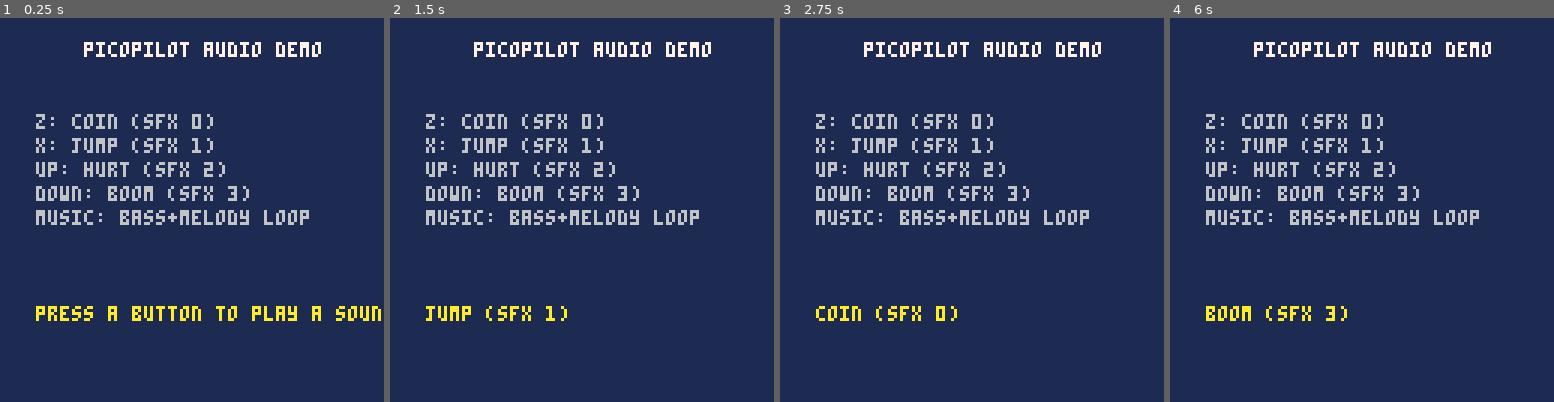
Above: before the commit, frames 1-4 (left to right).
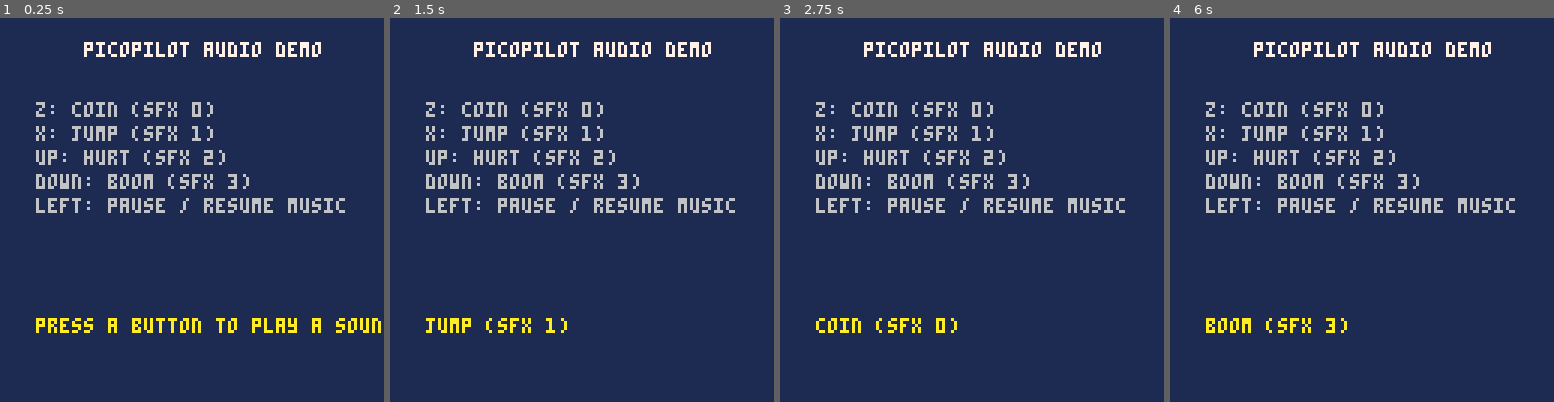
Above: after the commit, the same moments.

Repository: wighawag/picopilot
Game: PICO-8 cartridge packages/picopilot/examples/audio/main.p8
Same seed, same stepped clock (60 frames per second), same inputs: the game is played once before the commit and once after it.
Inputs:
- Up to frame 1 (0.25 s): no input
- Up to frame 2 (1.5 s): tap X (X key) at 0.33, 1.07 s; tap O (Z key) at 0.7 s
- Up to frame 3 (2.75 s): tap O (Z key) at 1.7, 2.1, 2.5 s; tap X (X key) at 1.85 s; hold Up 2.15-2.42 s
- Up to frame 4 (6 s): tap O (Z key) every 0.4 s from 2.9 to 5.7 s; tap X (X key) at 2.97, 4.08, 5.2 s; hold Left 3.08-3.58 s; hold Down 3.63-3.97 s; hold Up 4.73-5.03 s; hold Left 5.08-5.68 s; hold Down from 5.73 s (still down)

The runs differ from the first frame. In frame 1, 8.2% of the frame differs, in the area x 9-100%, y 21-83%; in frame 2, 6.7%; in frame 3, 6.6%; in frame 4, 6.7%.

Commit message:
examples(audio): tune the SFX + music by ear, add music pause/resume
Iterate step of the ears loop, driven by actually listening to the rendered
cart (the feedback the hex cannot give):

- boom (sfx 3): was 8 identical low noise rows -> sounded like a machine gun.
  Recomposed as a strictly DESCENDING pitch sweep so it falls like an explosion.
- coin (sfx 0): snappier 3-note rise. hurt (sfx 2): starts higher so the drop
  has further to fall.
- music: was too repetitive (both patterns identical). Split into an A/B
  structure: melody A (sfx 5) then a contrasting melody B (sfx 6) over a walking
  bass (sfx 4, l2 = exactly 16 rows). __music__ now 01 04054040 / 02 04064040.
- main.lua: left button pauses/resumes the tune (music(-1)/music(0)).

Honest limits documented in the tutorial: music(-1)/music(0) is stop/restart,
not a true resume-from-spot (a PICO-8 limit); and hitting an exact 16-row SFX by
ear is fiddly (l2 + fixed note count is the reliable way). 128/8192 tokens,
verify + lint green, boots under run.

Diff:
--- a/packages/picopilot/examples/audio/main.lua
+++ b/packages/picopilot/examples/audio/main.lua
@@ -5,19 +5,21 @@
 -- TEXT with `picopilot sfx from-mml` / `picopilot music from-patterns` (see
 -- TUTORIAL.md). This Lua just lets you PLAY those sounds so you can hear them:
 --   z / x / up / down : trigger the 4 one-shot SFX (coin / jump / hurt / boom)
---   the looping tune (sfx 4 bass + sfx 5 melody) starts on boot.
+--   left              : pause / resume the looping tune
+-- The A/B bass+melody tune starts on boot.
 
 local labels = {
   "z: coin (sfx 0)",
   "x: jump (sfx 1)",
   "up: hurt (sfx 2)",
   "down: boom (sfx 3)",
-  "music: bass+melody loop",
+  "left: pause / resume music",
 }
 local last = "press a button to play a sound"
+local playing = true
 
 function _init()
-  music(0) -- start the 2-pattern bass+melody loop (sfx 4 + sfx 5)
+  music(0) -- start the A/B bass+melody loop (sfx 4 bass + sfx 5/6 melody)
 end
 
 function _update()
@@ -25,13 +27,18 @@
   if btnp(5) then sfx(1) last = "jump (sfx 1)" end       -- x
   if btnp(2) then sfx(2) last = "hurt (sfx 2)" end       -- up
   if btnp(3) then sfx(3) last = "boom (sfx 3)" end       -- down
+  if btnp(0) then                                        -- left: toggle music
+    playing = not playing
+    if playing then music(0) last = "music: playing"
+    else music(-1) last = "music: paused" end
+  end
 end
 
 function _draw()
   cls(1)
   print("picopilot audio demo", 28, 8, 7)
   for i, l in ipairs(labels) do
-    print(l, 12, 24 + i * 8, 6)
+    print(l, 12, 20 + i * 8, 6)
   end
-  print(last, 12, 96, 10)
+  print(last, 12, 100, 10)
 end
Not shown, changed: the music (__music__) section of packages/picopilot/examples/audio/main.p8
Not shown, changed: the sound effects (__sfx__) section of packages/picopilot/examples/audio/main.p8
Not shown, changed: packages/picopilot/examples/audio/TUTORIAL.md
